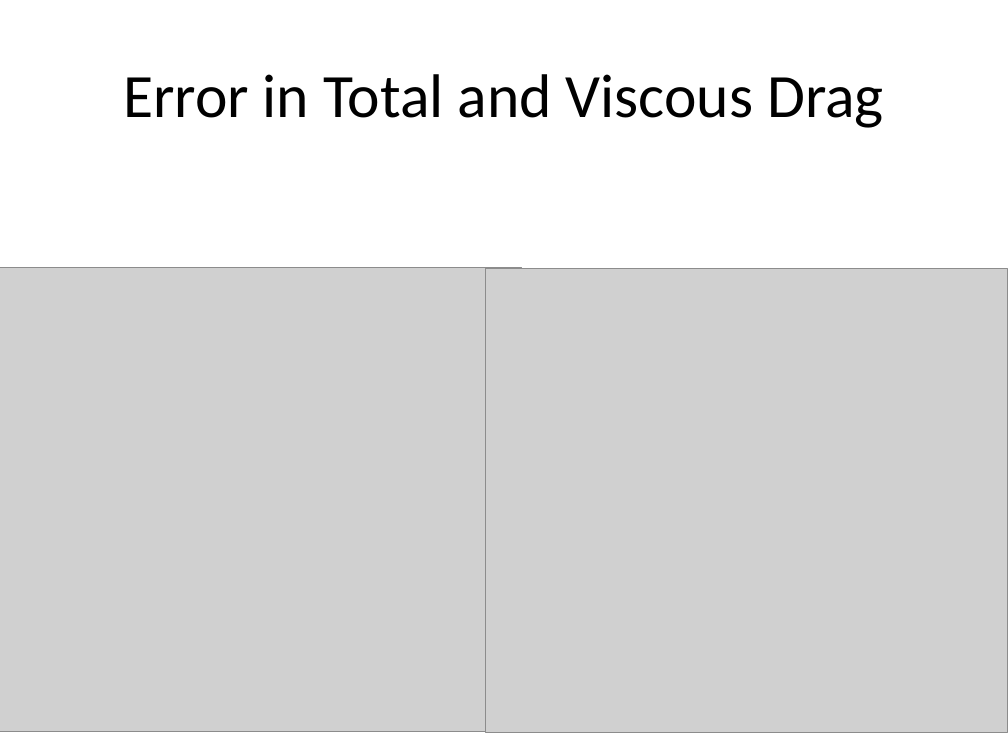
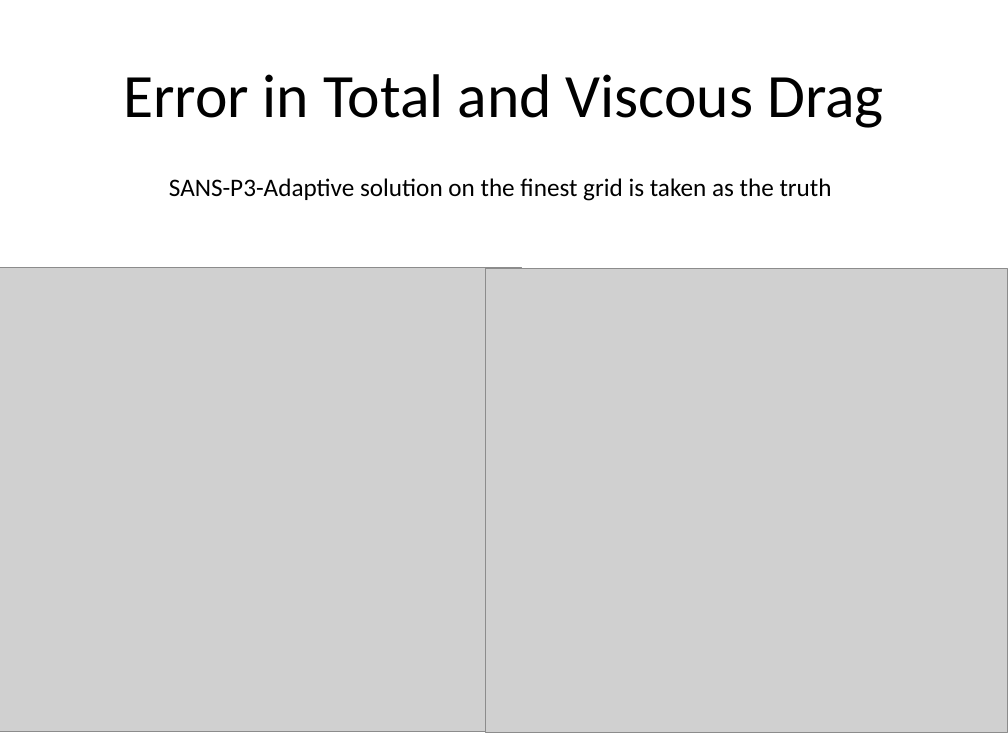
Before and after one commit to HighFidelityCFDVerificationWorkshop/2024RANS, a slide deck: slide 5 of Joukowski_Results/JA_progress.pptx. Drawn at 1008x756 pixels with LibreOffice and Linux fonts; fonts in the diff are those of the drawing; grey boxes stand for pictures. Boxes give left, top, right and bottom in pixels: in the first picture for what was removed or moved away, otherwise in the second. Text is boxed around its words. In the diff, an @@ line names an element or a change of style, - is before the commit and + after.

```diff
--- a/Joukowski_Results/JA_progress.pptx
+++ b/Joukowski_Results/JA_progress.pptx
@@ text added at (169, 178, 832, 201), 18 pt, text #000000 @@
+SANS-P3-Adaptive solution on the finest grid is taken as the truth
```
